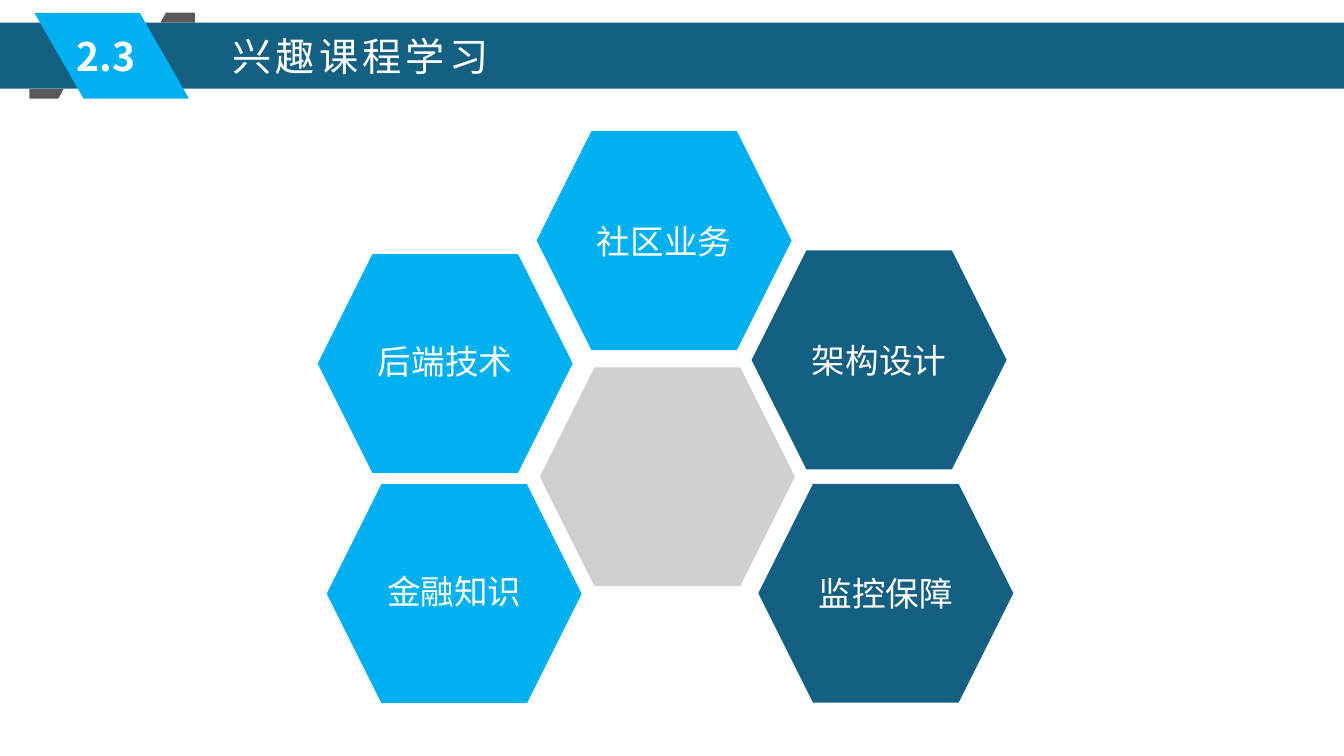
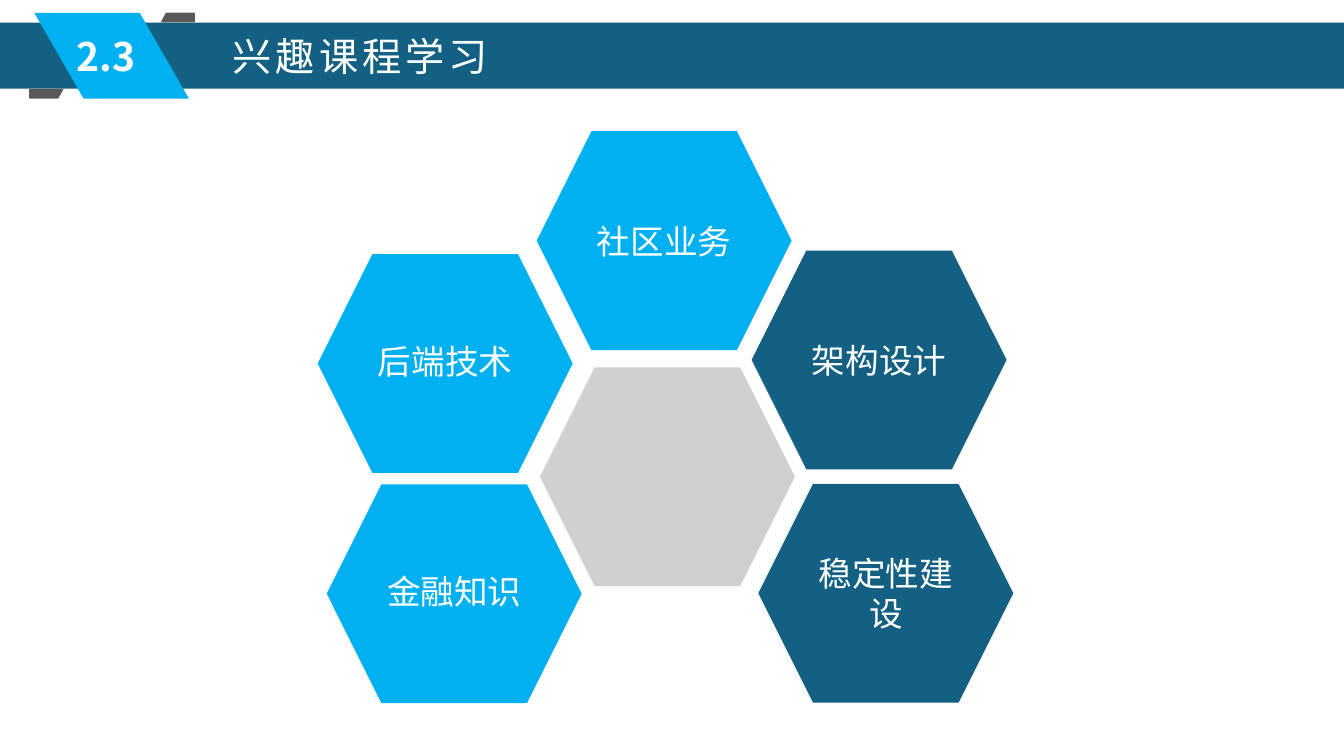
Before and after one commit to xljnc/husky-starter, a slide deck: slide 10 of doc/zzdb.pptx. Drawn at 1344x756 pixels with LibreOffice and Linux fonts; fonts in the diff are those of the drawing; grey boxes stand for pictures. Boxes give left, top, right and bottom in pixels: in the first picture for what was removed or moved away, otherwise in the second. Text is boxed around its words. In the diff, an @@ line names an element or a change of style, - is before the commit and + after.

```diff
--- a/doc/zzdb.pptx
+++ b/doc/zzdb.pptx
@@ text in hexagon at [819,557,953,629]: text changed @@
-监控保障
+稳定性建设
```
Also in this commit, not shown: 12 other slides changed, 1 slide added, 1 slide removed.
